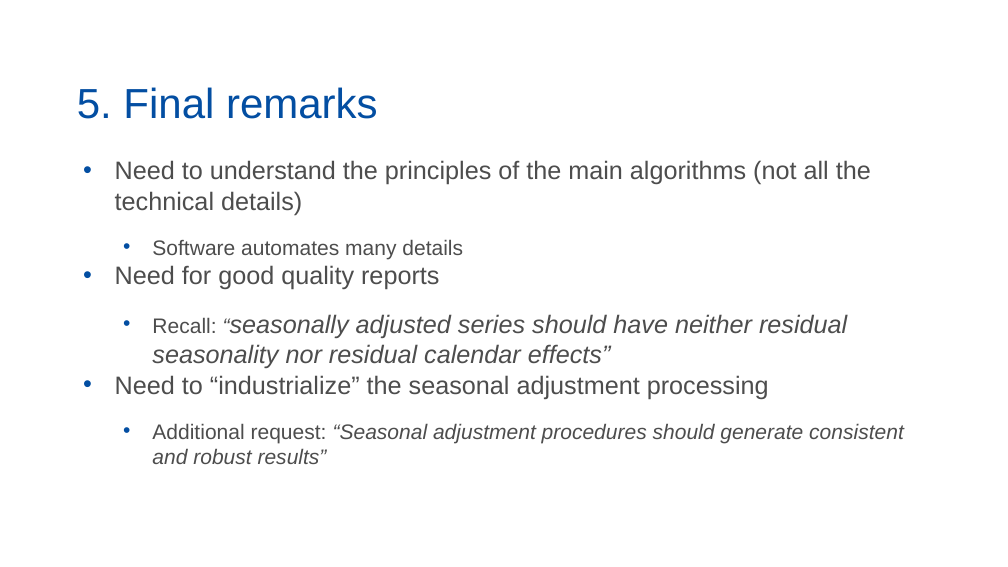
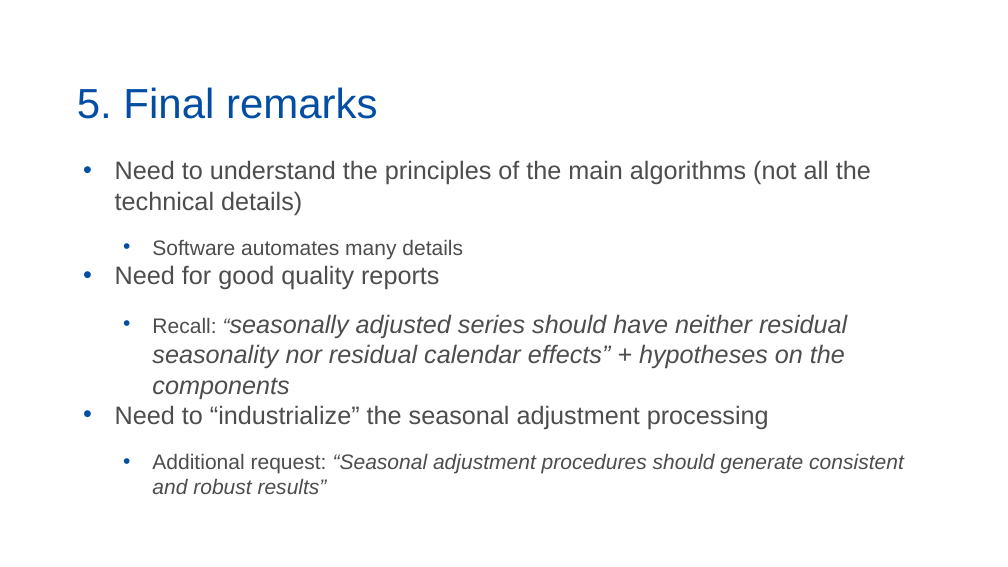
Before and after one commit to palatej/ESTP2026, a slide deck: slide 15 of 1.0 Seasonal adjustment.pptx. Drawn at 1008x567 pixels with LibreOffice and Linux fonts; fonts in the diff are those of the drawing. Boxes give left, top, right and bottom in pixels: in the first picture for what was removed or moved away, otherwise in the second. Text is boxed around its words. In the diff, an @@ line names an element or a change of style, - is before the commit and + after.

```diff
--- a/1.0 Seasonal adjustment.pptx
+++ b/1.0 Seasonal adjustment.pptx
@@ text at [152,314,847,399]: text changed @@
-  • Recall: “seasonally adjusted series should have neither residual seasonality nor residual calendar effects”
+  • Recall: “seasonally adjusted series should have neither residual seasonality nor residual calendar effects” + hypotheses on the components
```
Also in this commit, not shown: 5 other slides changed, 1 slide added, 1 slide removed, 3 other files.
